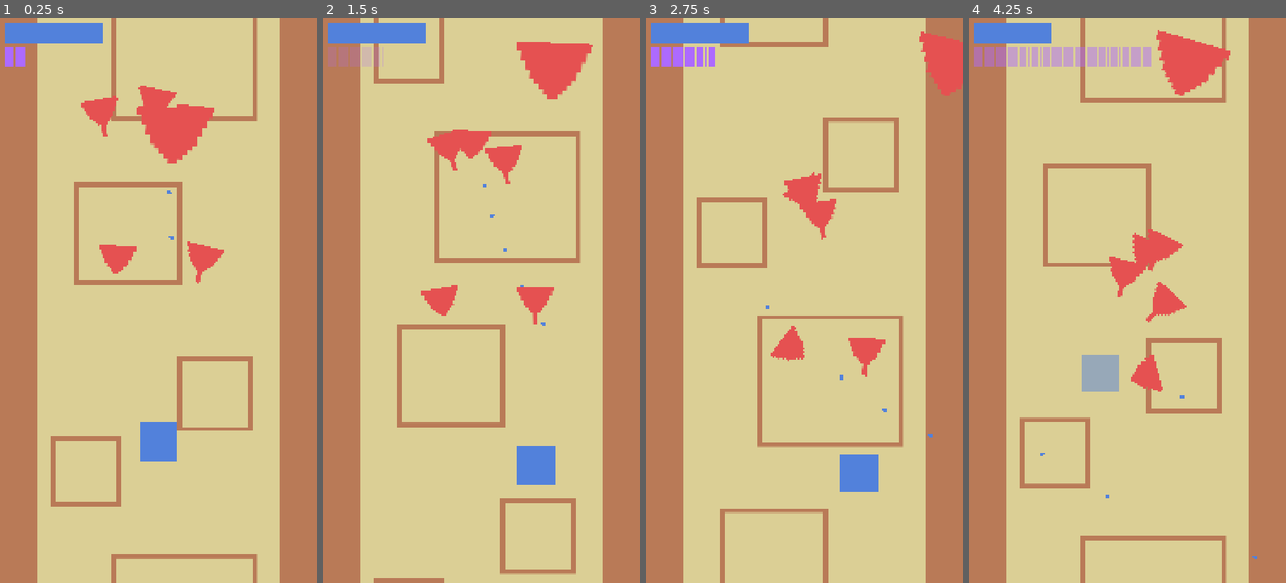
Above: before the commit, frames 1-4 (left to right).
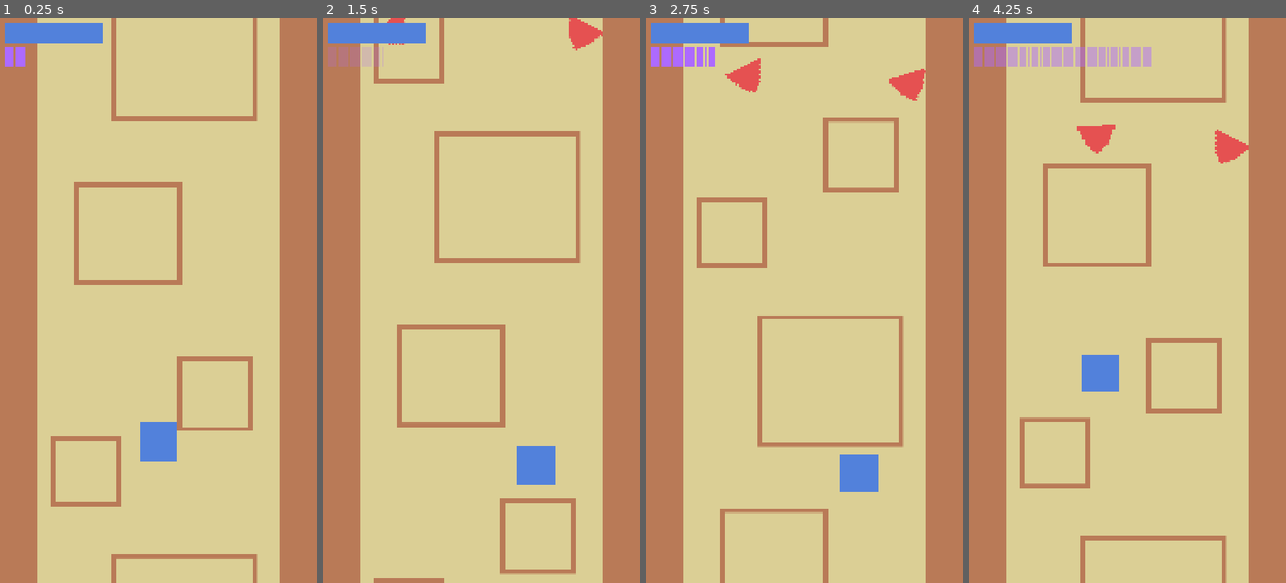
Above: after the commit, the same moments.

Repository: cormacoshaughnessey-maker/PanthersArcade
Game: Godot game, scene res://Scenes/game.tscn
Two runs of this game, one before a commit and one after it. Both use one fixed random seed, a clock stepped at 60 frames per second and the inputs below.
Inputs:
- Up to frame 1 (0.25 s): no input
- Up to frame 2 (1.5 s): hold Right (right) 0.53-1.28 s; hold Space (rewind) 0.53-1.28 s; hold Down (down) from 1.28 s (still down); tap Space (rewind) at 1.35 s
- Up to frame 3 (2.75 s): release Down (down) at 2.03 s; hold Right (right) from 2.03 s (still down); hold Space (rewind) from 2.03 s (still down)
- Up to frame 4 (4.25 s): release Right (right) at 2.78 s; release Space (rewind) at 2.78 s; hold Up (up) 2.78-3.53 s; tap Space (rewind) at 2.85 s; hold Left (left) from 3.53 s (still down); hold Space (rewind) from 3.53 s (still down)

The runs differ from the first frame. In frame 1, 3.1% of the frame differs, in the area x 25-71%, y 12-47%; in frame 2, 3.9%; in frame 3, 3.6%; in frame 4, 5.2%, in the area x 22-91%, y 0-96%.

Commit message:
enemy waves

Diff:
--- a/panthers-arcade-game/Scenes/game.tscn
+++ b/panthers-arcade-game/Scenes/game.tscn
@@ -4,9 +4,6 @@
 [ext_resource type="PackedScene" uid="uid://ca1svep8rjsyl" path="res://Scenes/player.tscn" id="2_qxrlw"]
 [ext_resource type="PackedScene" uid="uid://clsccskxsea5v" path="res://Scenes/background.tscn" id="2_wrm1d"]
 [ext_resource type="PackedScene" uid="uid://c0482jq0w4hj8" path="res://Scenes/rewind_ui.tscn" id="3_v158k"]
-[ext_resource type="PackedScene" uid="uid://b14fm4l40xmdf" path="res://Scenes/mini_boss.tscn" id="3_wowpa"]
-[ext_resource type="PackedScene" uid="uid://d4liq15hqbanc" path="res://Scenes/melee_enemy.tscn" id="3_wrm1d"]
-[ext_resource type="PackedScene" uid="uid://xcg3ukav2yrf" path="res://Scenes/ranged_enemy.tscn" id="4_3dryh"]
 [ext_resource type="PackedScene" uid="uid://bojuqgkgr8idp" path="res://Scenes/health_ui.tscn" id="5_ui"]
 
 [node name="Game" type="Node2D" unique_id=1653535691]
@@ -43,28 +40,3 @@
 [node name="PlayerProjections" type="Node2D" parent="." unique_id=60883009]
 
 [node name="Enemies" type="Node" parent="." unique_id=46251178]
-
-[node name="MiniBoss" parent="Enemies" unique_id=811174440 instance=ExtResource("3_wowpa")]
-z_index = 10
-position = Vector2(540, 700)
-
-[node name="MeleeEnemy" parent="Enemies" unique_id=1181171772 instance=ExtResource("3_wrm1d")]
-z_index = 10
-position = Vector2(400, 800)
-
-[node name="RangedEnemy" parent="Enemies" unique_id=1820449908 instance=ExtResource("4_3dryh")]
-z_index = 10
-position = Vector2(680, 800)
-
-[node name="RangedEnemy2" parent="Enemies" unique_id=1792074240 instance=ExtResource("4_3dryh")]
-position = Vector2(674, 327)
-
-[node name="RangedEnemy3" parent="Enemies" unique_id=1066199954 instance=ExtResource("4_3dryh")]
-position = Vector2(326, 308)
-
-[node name="MeleeEnemy2" parent="Enemies" unique_id=821670863 instance=ExtResource("3_wrm1d")]
-position = Vector2(533, 267)
-
-[connection signal="body_entered" from="Enemies/MiniBoss" to="." method="_on_mini_boss_body_entered"]
-[connection signal="body_entered" from="Enemies/MeleeEnemy" to="." method="_on_melee_enemy_body_entered"]
-[connection signal="body_entered" from="Enemies/RangedEnemy" to="." method="_on_ranged_enemy_body_entered"]
--- a/panthers-arcade-game/Scripts/enemy.gd
+++ b/panthers-arcade-game/Scripts/enemy.gd
@@ -23,69 +23,119 @@
 @onready var attack_timer : Timer = get_node_or_null("AttackCooldownTimer")
 
 
+#region Wave Spawning System
+
+static var _current_wave := 0
+
+const WAVE_INITIAL_ENEMY_COUNT := 2  # enemies in the first wave
+const WAVE_MAX_ENEMY_COUNT := 7  # cap on enemies per wave
+const WAVE_MINI_BOSS_EVERY := 5  # a mini boss spawns every X waves
+const WAVE_SPAWN_X_MIN := 80.0
+const WAVE_SPAWN_X_MAX := 1000.0
+const WAVE_SPAWN_Y_OFFSET := -80.0  # pixels above the visible screen top
+
+
+static func reset_wave_state() -> void:
+	_current_wave = 0
+
+
+func _spawn_wave() -> void:
+	var spawn_parent = get_parent()
+	if not spawn_parent:
+		return
+
+	# Spawn y: above the visible screen so enemies walk in from the top
+	var canvas_transform = get_canvas_transform()
+	var screen_top_y = -canvas_transform.origin.y
+	var spawn_y = screen_top_y + WAVE_SPAWN_Y_OFFSET
+
+	# Enemy count increases over time, capped at max
+	var enemy_count = mini(WAVE_INITIAL_ENEMY_COUNT + Enemy._current_wave - 1, WAVE_MAX_ENEMY_COUNT)
+
+	var melee_scene = load("res://Scenes/melee_enemy.tscn")
+	var ranged_scene = load("res://Scenes/ranged_enemy.tscn")
+
+	for i in enemy_count:
+		var enemy_scene: PackedScene
+		# Early waves: melee only. Later waves: mix in ranged enemies.
+		if Enemy._current_wave <= 2:
+			enemy_scene = melee_scene
+		else:
+			enemy_scene = melee_scene if randf() > 0.5 else ranged_scene
+
+		var enemy = enemy_scene.instantiate()
+		var spawn_x = randf_range(WAVE_SPAWN_X_MIN, WAVE_SPAWN_X_MAX)
+		enemy.position = Vector2(spawn_x, spawn_y + randf_range(-30.0, 30.0))
+		spawn_parent.call_deferred("add_child", enemy)
+
+	# Mini boss every X waves
+	if Enemy._current_wave % WAVE_MINI_BOSS_EVERY == 0:
+		var boss_scene = load("res://Scenes/mini_boss.tscn")
+		var boss = boss_scene.instantiate()
+		boss.position = Vector2((WAVE_SPAWN_X_MIN + WAVE_SPAWN_X_MAX) / 2.0, spawn_y - 50.0)
+		spawn_parent.call_deferred("add_child", boss)
+#endregion
+
+
 func _ready() -> void:
 	current_health = max_health
-	# find the player in the scene
 	player = get_tree().get_first_node_in_group("player")
-	# connect the area entered signal so enemy can damage the player on collision
 	area_entered.connect(_on_area_entered)
 	body_entered.connect(_on_body_entered)
 	self.add_to_group("enemies")
 	self.add_to_group("pausable")
 
 
+func _exit_tree() -> void:
+	if is_inside_tree():
+		var others_alive := false
+		for e in get_tree().get_nodes_in_group("enemies"):
+			if e != self and e is Enemy and e.is_inside_tree():
+				others_alive = true
+				break
+		if not others_alive:
+			Enemy._current_wave += 1
+			_spawn_wave()
+
+
 func _physics_process(delta: float) -> void:
-	if not paused: # only move if the enemy is not paused
-		# each enemy type will override this to do their own movement and attacks
+	if not paused:
 		move_and_attack(delta)
-		# clean up enemies that fall too far off screen
 		check_if_off_screen()
 
 
-# remove enemies that are way off screen so we don't waste resources
 func check_if_off_screen() -> void:
 	if not player:
 		return
-	# if enemy is way behind the player (below them in a top-down scroll), delete it
-	# using 800 pixels as the buffer since that's about a screen height
 	if global_position.y > player.global_position.y + 800:
-		queue_free()  # bye bye, you missed your chance
+		queue_free()
 
-
-# override this in child classes to make enemies have their own movements and attacks
 func move_and_attack(_delta: float) -> void:
 	pass
 
 
-# call this when the enemy gets hit
 func take_damage(amount: float) -> void:
 	if not invulnerable:
 		current_health -= amount
 		invulnerable = true
 		await get_tree().create_timer(0.5).timeout
 		invulnerable = false
-		# TODO: play hurt animation or effect here
 	if current_health <= 0:
 		die()
 
 
 
-# enemy dies
 func die() -> void:
 	# TODO: play death animation/particle effect
-	# emit signal so game can add score
 	enemy_killed.emit(score_value)
-	queue_free()  # remove from game
+	queue_free()
 
-
-# start the attack cooldown timer
 func start_attack_cooldown(cooldown_time: float) -> void:
 	attack_cooldown = true
 	if attack_timer:
 		attack_timer.wait_time = cooldown_time
 		attack_timer.start()
 	else:
-		# fallback if no timer node exists
 		await get_tree().create_timer(cooldown_time).timeout
 		_on_attack_cooldown_timeout()
 
@@ -94,17 +144,13 @@
 	attack_cooldown = false
 
 
-# when enemy touches something
 func _on_area_entered(area: Area2D) -> void:
-	# check if enemy hit a player attack
 	if area.is_in_group("player_attack"):
 		take_damage(area.damage if "damage" in area else 10)
 
 
-# when enemy touches player directly
 func _on_body_entered(body: Node2D) -> void:
 	if body.is_in_group("player") and body is Player:
-		# damage the player on contact
 		if body.has_method("take_damage"):
 			body.take_damage(damage)
 		if body.has_method("lose_life"):
--- a/panthers-arcade-game/Scripts/enemy_projectile.gd
+++ b/panthers-arcade-game/Scripts/enemy_projectile.gd
@@ -13,15 +13,12 @@
 var paused := false
 
 func _ready() -> void:
-	# add to enemy attacks group
 	self.add_to_group("enemy_attack")
 	self.add_to_group("pausable")
 
-	# connect collision signals
 	area_entered.connect(_on_area_entered)
 	body_entered.connect(_on_body_entered)
 
-	# auto-delete after lifetime expires (in case it goes off screen)
 	await get_tree().create_timer(lifetime).timeout
 	queue_free()
 
--- a/panthers-arcade-game/Scripts/game.gd
+++ b/panthers-arcade-game/Scripts/game.gd
@@ -11,14 +11,21 @@
 var lives := 3:
 	set(value):
 		lives = value
-		health_ui.init_lives(lives)
+		if health_ui:
+			health_ui.init_lives(lives)
 @export var default_lives := 3
 
 
  # INFO: Function run only once when the game starts running
 func _ready():
 	lives = default_lives
-	pass
+	# Spawn wave 1
+	Enemy._current_wave = 1
+	var melee_scene = load("res://Scenes/melee_enemy.tscn")
+	for i in Enemy.WAVE_INITIAL_ENEMY_COUNT:
+		var enemy = melee_scene.instantiate()
+		enemy.position = Vector2(randf_range(Enemy.WAVE_SPAWN_X_MIN, Enemy.WAVE_SPAWN_X_MAX), -80.0)
+		$Enemies.add_child(enemy)
 
 
  # INFO: functions for taking damage with collision (now unused)
--- a/panthers-arcade-game/Scripts/melee_enemy.gd
+++ b/panthers-arcade-game/Scripts/melee_enemy.gd
@@ -18,7 +18,7 @@
 
 
 func _ready() -> void:
-	super._ready()  # call parent ready function
+	super._ready()
 	pick_random_direction()
 	print("melee enemy ready! player found: ", player != null)
 
@@ -31,26 +31,20 @@
 	# move toward the player with some random movement
 	var direction_to_player = (player.global_position - global_position).normalized()
 
-	# add some randomness so they don't all move in a perfect line
 	random_timer -= delta
 	if random_timer <= 0:
 		pick_random_direction()
 		random_timer = randf_range(1.0, 2.0)  # pick new direction every 1-2 seconds
 
-	# mix the player direction with random direction
 	var final_direction = (direction_to_player * 0.7 + random_offset * 0.3).normalized()
 	position += final_direction * move_speed * delta
 
-	# rotate sprite to face where we're moving
 	rotation = final_direction.angle() + deg_to_rad(90)  # add 90 if sprite faces up by default
 
-	# try to attack if we're close enough
 	var distance_to_player = global_position.distance_to(player.global_position)
 	if distance_to_player <= attack_range and can_attack:
 		attack()
 
-
-# pick a random direction for wandering
 func pick_random_direction() -> void:
 	random_offset = Vector2(randf_range(-1, 1), randf_range(-1, 1)).normalized()
 
@@ -59,13 +53,10 @@
 func attack() -> void:
 	attacks_done += 1
 
-	# TODO: play attack animation
-
-	# deal damage to player if they're still in range
 	var distance_to_player = global_position.distance_to(player.global_position)
 	if distance_to_player <= attack_range and player.has_method("take_damage"):
 		player.take_damage(damage)
-		print("melee enemy hit player!")  # temp debug message
+		print("melee enemy hit player!")
 
 	# check if done enough attacks to go on cooldown
 	if attacks_done >= attacks_per_cooldown:
@@ -78,8 +69,6 @@
 		await get_tree().create_timer(time_between_attacks).timeout
 		can_attack = true
 
-
-# override the cooldown timeout to reset attack ability
 func _on_attack_cooldown_timeout() -> void:
 	super._on_attack_cooldown_timeout()
 	can_attack = true
--- a/panthers-arcade-game/Scripts/mini_boss.gd
+++ b/panthers-arcade-game/Scripts/mini_boss.gd
@@ -17,36 +17,27 @@
 @export var spread_angle := 60.0  # degrees of spread
 @export var aimed_shot_count := 3  # how many shots in the aimed burst
 
-@export var projectile_scene : PackedScene  # assign in editor
+@export var projectile_scene : PackedScene
 
 var moving_right := true
 var can_attack := true
-var attack_pattern := 0  # cycles through different attack patterns
-var screen_size : Vector2  # will get this from viewport
-var is_diving := false  # track if we're in the middle of a dive attack
+var attack_pattern := 0
+var screen_size : Vector2
+var is_diving := false
 
 
 func _ready() -> void:
 	super._ready()
-	# tougher than regular enemies
 	max_health = 300.0
 	current_health = max_health
 	score_value = 100
-	# grab screen size from viewport
 	screen_size = get_viewport_rect().size
 
-
-# get the top of the visible screen in global coords
-# this accounts for camera movement and viewport transforms
 func get_visible_screen_top() -> float:
 	var canvas_transform = get_canvas_transform()
-	# the canvas transform's origin tells us where the viewport is looking
-	# we invert it to get world coords from screen coords
 	var screen_top_world = -canvas_transform.origin.y
 	return screen_top_world + screen_top_offset
 
-
-# get the left and right edges of visible screen in global coords
 func get_visible_screen_bounds() -> Vector2:
 	var canvas_transform = get_canvas_transform()
 	var left = -canvas_transform.origin.x + 50  # 50 pixel margin
@@ -59,11 +50,9 @@
 	if not player:
 		return
 
-	# don't do normal movement while diving
 	if is_diving:
 		return
 
-	# stay at the top of the VISIBLE screen, not relative to player
 	var target_y = get_visible_screen_top()
 	global_position.y = lerp(global_position.y, target_y, delta * 3.0)
 
@@ -73,12 +62,10 @@
 	# move left and right
 	if moving_right:
 		global_position.x += horizontal_speed * delta
-		# hit right edge, turn around
 		if global_position.x > bounds.y:
 			moving_right = false
 	else:
 		global_position.x -= horizontal_speed * delta
-		# hit left edge, turn around
 		if global_position.x < bounds.x:
 			moving_right = true
 
@@ -119,8 +106,6 @@
 		push_warning("no projectile scene assigned to mini boss!") # temp debug message
 		return
 
-	# TODO: play attack animation/sound
-
 	var direction_to_player = (player.global_position - global_position).normalized()
 	var base_angle = direction_to_player.angle()
 
@@ -135,14 +120,12 @@
 		var shot_angle = base_angle + angle_offset
 		var shot_direction = Vector2.from_angle(shot_angle)
 
-		# set projectile velocity
 		if "velocity" in projectile:
 			projectile.velocity = shot_direction * projectile_speed
 		elif "direction" in projectile:
 			projectile.direction = shot_direction
 			projectile.speed = projectile_speed
 
-		# small delay between each projectile
 		await get_tree().create_timer(0.1).timeout
 
 
@@ -151,15 +134,11 @@
 	if not projectile_scene:
 		return
 
-	# TODO: play attack animation/sound
-
-	# fire multiple shots aimed at where the player is
 	for i in range(aimed_shot_count):
 		var projectile = projectile_scene.instantiate()
 		get_parent().add_child(projectile)
 		projectile.global_position = global_position
 
-		# aim at player's current position
 		var direction = (player.global_position - global_position).normalized()
 
 		if "velocity" in projectile:
@@ -187,12 +166,10 @@
 	while elapsed < dive_duration:
 		elapsed += get_physics_process_delta_time()
 		var t = elapsed / dive_duration
-		# use ease out for smooth deceleration
 		t = 1.0 - pow(1.0 - t, 3.0)
 		global_position = start_pos.lerp(target_pos, t)
 		await get_tree().process_frame
 
-	# check if miniboss hits the player for melee damage
 	var distance_to_player = global_position.distance_to(player.global_position)
 	if distance_to_player <= melee_range:
 		if player.has_method("take_damage"):
@@ -217,8 +194,6 @@
 
 	is_diving = false
 
-
-# override cooldown timeout
 func _on_attack_cooldown_timeout() -> void:
 	super._on_attack_cooldown_timeout()
 	can_attack = true
--- a/panthers-arcade-game/Scripts/ranged_enemy.gd
+++ b/panthers-arcade-game/Scripts/ranged_enemy.gd
@@ -22,7 +22,7 @@
 
 
 func _ready() -> void:
-	super._ready()  # call parent ready function
+	super._ready()
 	pick_random_direction()
 
 
@@ -34,7 +34,6 @@
 	var distance_to_player = global_position.distance_to(player.global_position)
 	var direction_to_player = (player.global_position - global_position).normalized()
 
-	# add some randomness to movement
 	random_timer -= delta
 	if random_timer <= 0:
 		pick_random_direction()
@@ -52,14 +51,12 @@
 	position += move_direction * move_speed * delta
 
 	# rotate sprite to face the player
-	rotation = direction_to_player.angle() + deg_to_rad(90)  # add 90 if sprite faces up by default
+	rotation = direction_to_player.angle() + deg_to_rad(90)
 
-	# try to shoot if we're in range
 	if distance_to_player <= attack_range and can_shoot:
 		shoot_projectile()
 
 
-# pick a random direction for strafing/wandering
 func pick_random_direction() -> void:
 	random_offset = Vector2(randf_range(-1, 1), randf_range(-1, 1)).normalized()
 
@@ -98,8 +95,6 @@
 		await get_tree().create_timer(time_between_shots).timeout
 		can_shoot = true
 
-
-# override the cooldown timeout to reset shooting ability
 func _on_attack_cooldown_timeout() -> void:
 	super._on_attack_cooldown_timeout()
 	can_shoot = true
